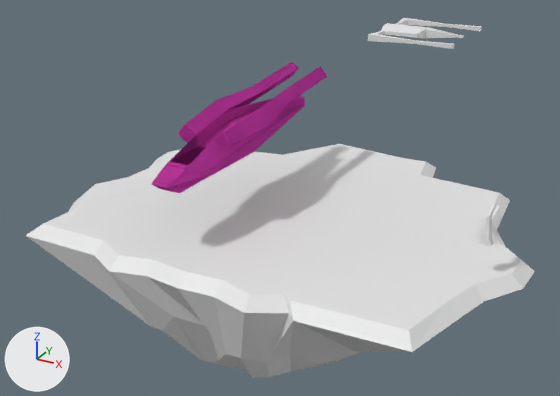
A saved change to the Blender file assets/island/floating_island.blend.
One viewpoint serves both versions: a 50 mm lens placed at (93.3, -169.7, 99.2), pointed at (-2.1, 3.6, 12.5). Every picture has the same lights, and +X, +Y and +Z are marked at lower left.

Objects in the first picture: 'Cone', 'spaceship_1', 'spaceship_2'.
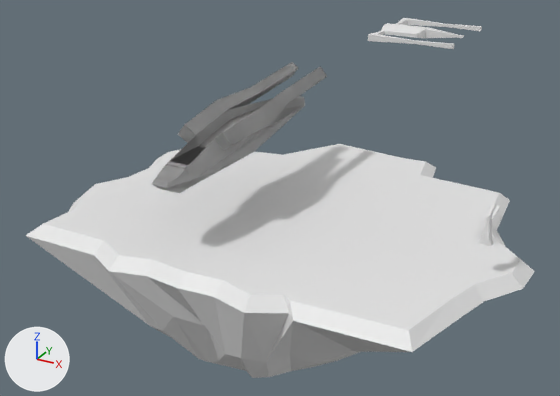
Boxes [x1, y1, x2, y2] around the edits, measured in the pictures (560 x 396 px):
'spaceship_1', recoloured: [152, 62, 327, 193] in both

What the commit changed:
Material 'ladja1' (mat_ladja1) is new.
Its base color is (0.5, 0.5, 0.5) (grey #bcbcbc).
me_cube_002 has 202 vertices, 198 faces and spans x -46.0..-6.0, y -72.0..81.0, z 51.0..82.0.
me_cube_002 no longer uses material mat_material (pink #e747c3).
me_cube_002 now uses material mat_ladja1 (grey #bcbcbc).
